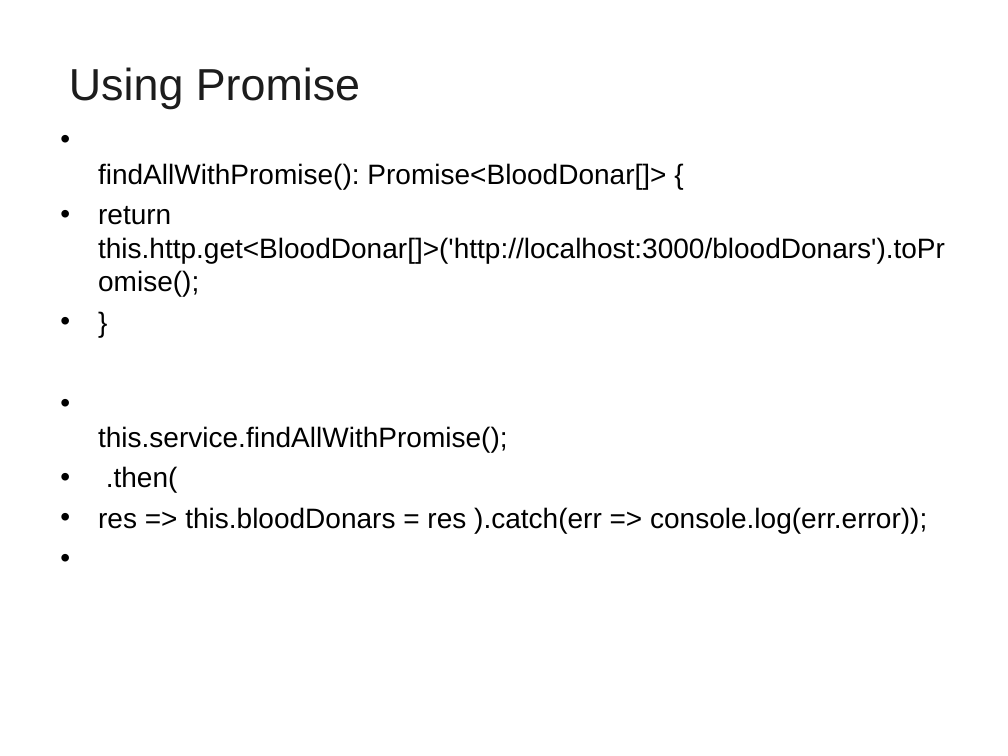
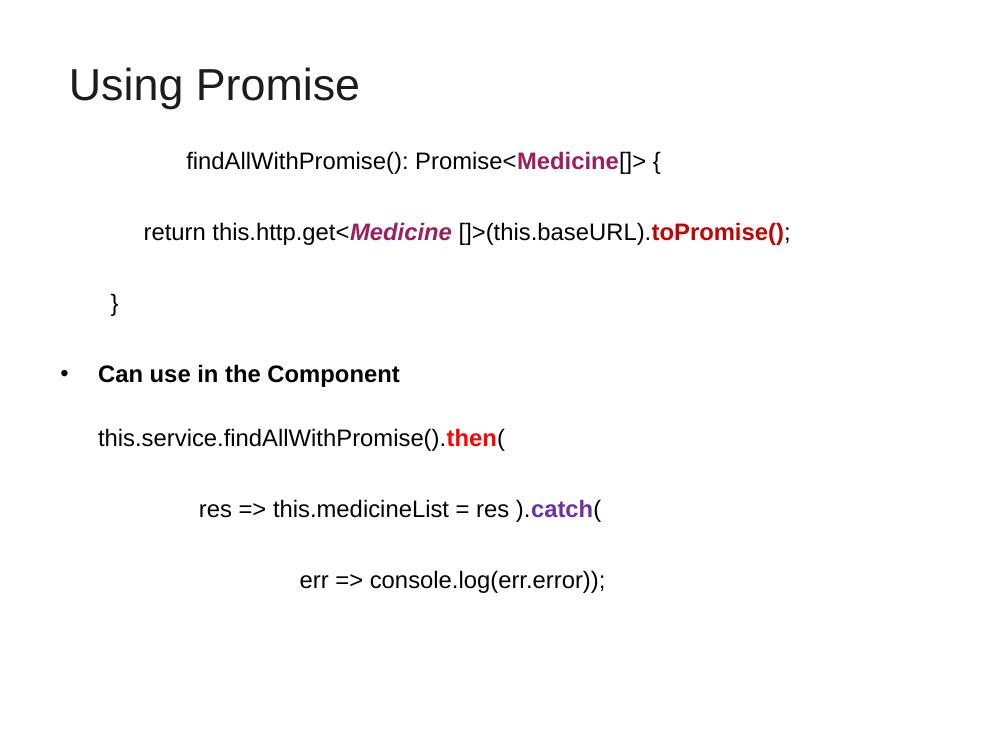
Before and after one commit to vatsank/angularExample, a slide deck: slide 78 of Angular_Module01.ppt (slide 82 before the commit). Drawn at 1008x756 pixels with LibreOffice and Linux fonts; fonts in the diff are those of the drawing; background and template pictures are left out. Boxes give left, top, right and bottom in pixels: in the first picture for what was removed or moved away, otherwise in the second. Text is boxed around its words. In the diff, an @@ line names an element or a change of style, - is before the commit and + after.

```diff
--- a/Angular_Module01.ppt
+++ b/Angular_Module01.ppt
@@ text "findAllWithPromise(): Promise<Medicine[]> {" at box(98, 151, 791, 593): size 20 to 17 pt in "}"; bullet • to none; list level 1 to 2 in "}" @@
@@ text at box(144, 151, 791, 245): text changed; size 20 to 17 pt @@
-• findAllWithPromise(): Promise<BloodDonar[]> {
-• return this.http.get<BloodDonar[]>('http://localhost:3000/bloodDonars').toPromise();
+    findAllWithPromise(): Promise<Medicine[]> {
+  return this.http.get<Medicine []>(this.baseURL).toPromise();
@@ text at box(98, 364, 606, 593): text changed; size 20 to 17 pt @@
-• this.service.findAllWithPromise();
-• .then(
-• res => this.bloodDonars = res ).catch(err => console.log(err.error));
+• Can use in the Component
+this.service.findAllWithPromise().then(
+res => this.medicineList = res ).catch(
+err => console.log(err.error));
```
Also in this commit, not shown: 23 other slides changed, 4 slides added, 11 slides removed, 1 other file.
